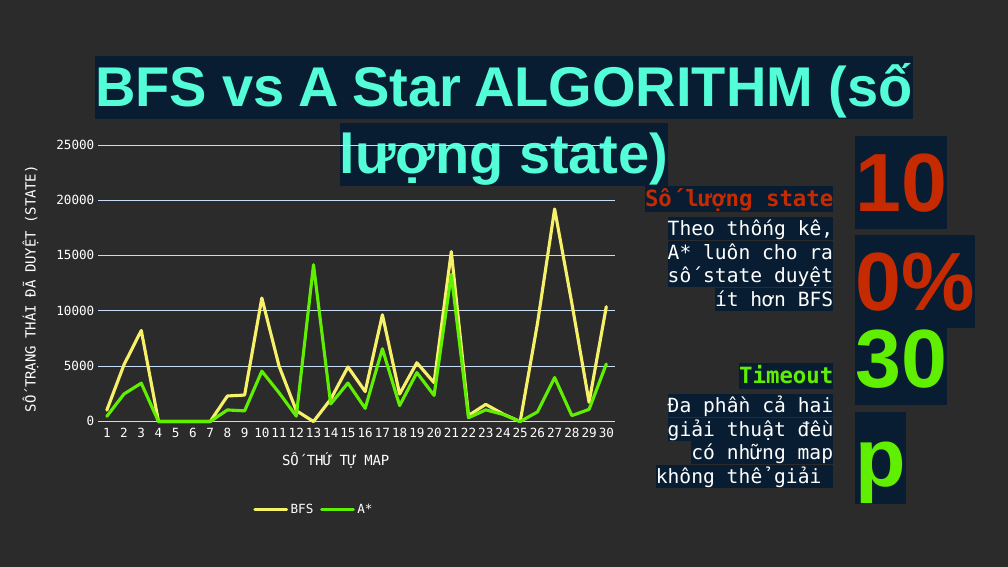
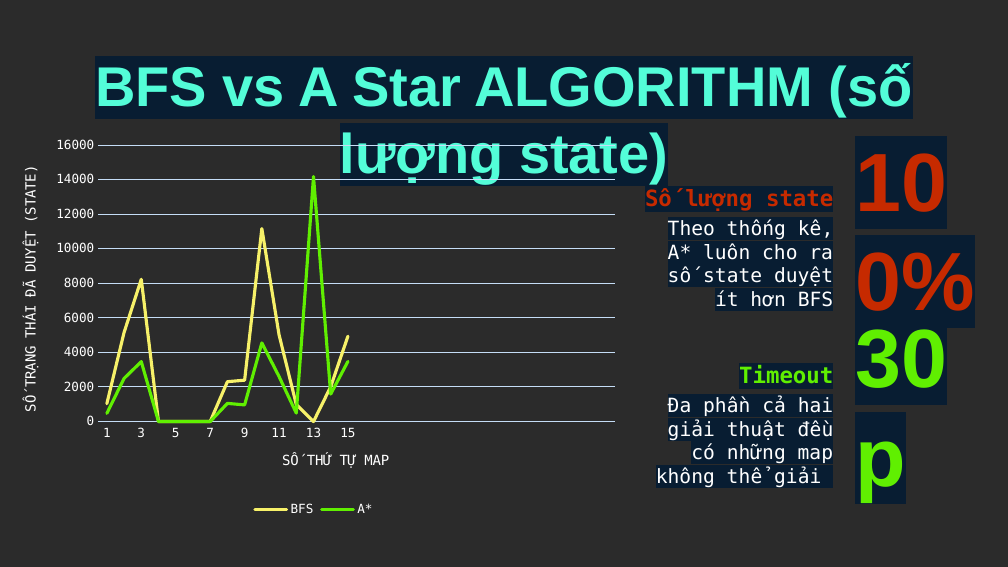
Before and after one commit to dinhtuantinh/game-Among-Koban, a slide deck: slide 13 of Sokoban_AI_Solver_Basic/Slides for presentation/Slides.pptx. Drawn at 1008x567 pixels with LibreOffice and Linux fonts; fonts in the diff are those of the drawing; background and template pictures are left out; a plain dark background stands for a picture behind light text. Boxes give left, top, right and bottom in pixels: in the first picture for what was removed or moved away, otherwise in the second. Text is boxed around its words. In the diff, an @@ line names an element or a change of style, - is before the commit and + after.

```diff
--- a/Sokoban_AI_Solver_Basic/Slides for presentation/Slides.pptx
+++ b/Sokoban_AI_Solver_Basic/Slides for presentation/Slides.pptx
@@ line chart at (0, 130, 628, 521) @@
-categories: 1, 2, 3, 4, 5, 6, 7, 8, 9, 10, 11, 12, 13, 14, 15, 16, 17, 18, 19, 20, 21, 22, 23, 24, 25, 26, 27, 28, 29, 30
+categories: 1, , 3, , 5, , 7, , 9, , 11, , 13, , 15, , , , , , , , , , , , , , , 
-BFS: 1000, 5200, 8200, 0, 0, 0, 0, 2300, 2400, 11200, 5000, 1000, 0, 2000, 4900, 2700, 9700, 2500, 5300, 3500, 15400, 500, 1600, 700, 0, 8800, 19200, 10700, 1700, 10400
+BFS: 1000, 5200, 8200, 0, 0, 0, 0, 2300, 2400, 11200, 5000, 1000, 0, 2000, 4900, -, -, -, -, -, -, -, -, -, -, -, -, -, -, -
-A*: 500, 2500, 3500, 0, 0, 0, 0, 1000, 1000, 4600, 2600, 500, 14200, 1600, 3500, 1200, 6600, 1400, 4400, 2400, 13300, 300, 1100, 600, 0, 900, 4000, 500, 1100, 5200
+A*: 500, 2500, 3500, 0, 0, 0, 0, 1000, 1000, 4600, 2600, 500, 14200, 1600, 3500, -, -, -, -, -, -, -, -, -, -, -, -, -, -, -
@@ category axis title "SỐ THỨ TỰ MAP " to "SỐ THỨ TỰ MAP" @@
@@ value axis title "SỐ TRẠNG THÁI ĐÃ DUYỆT (STATE) " to "SỐ TRẠNG THÁI ĐÃ DUYỆT (STATE)" @@
```
Also in this commit, not shown: 5 other slides changed, 33 other files.
